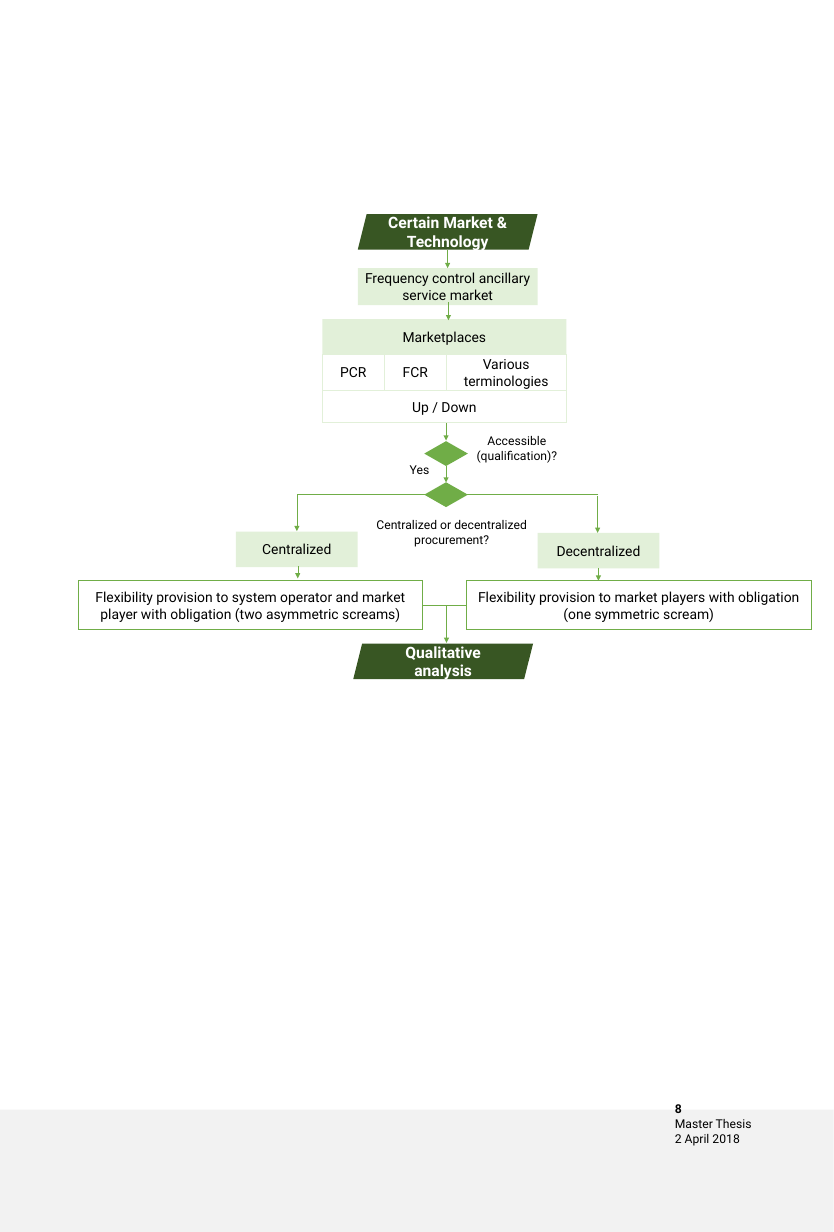
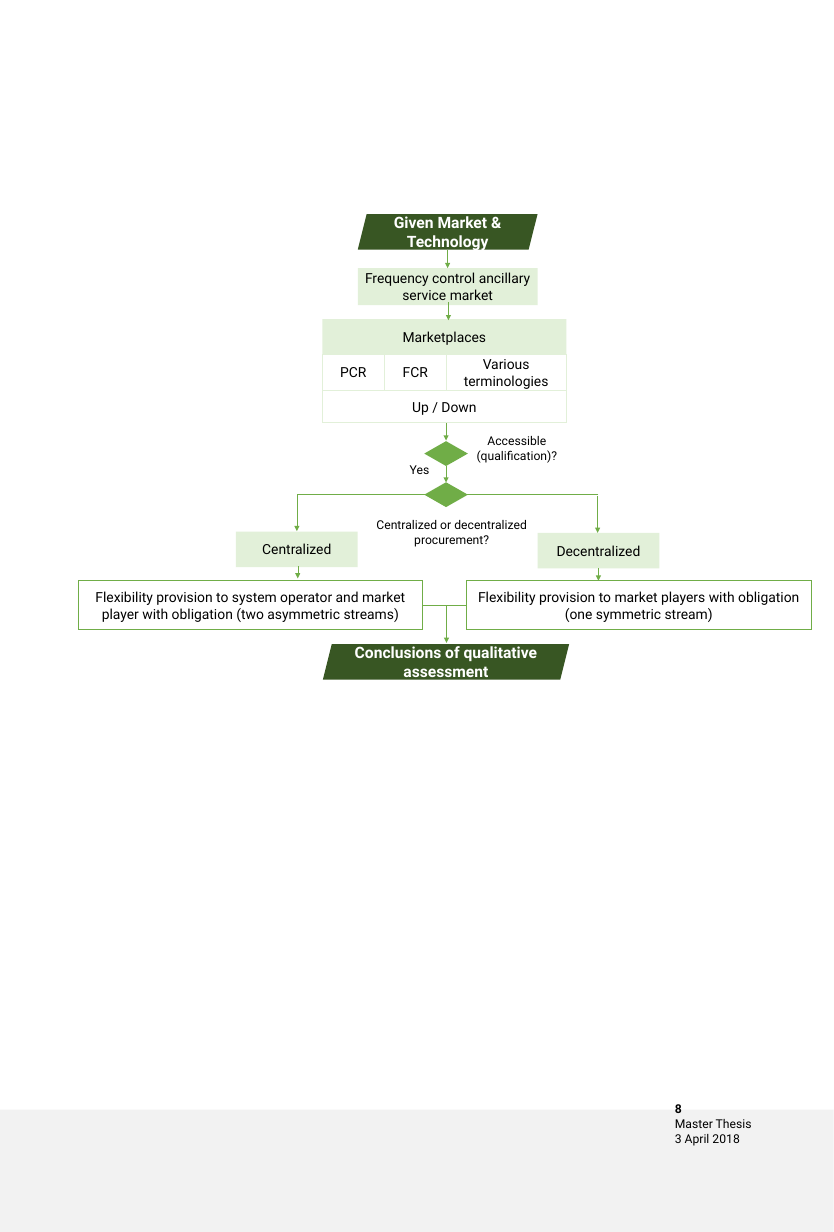
Before and after one commit to fxleos/FXLeibility, a slide deck: slide 8 of WriteUp/Figures/MarketIllustrations.pptx. Drawn at 834x1232 pixels with LibreOffice and Linux fonts; fonts in the diff are those of the drawing; background and template pictures are left out. Boxes give left, top, right and bottom in pixels: in the first picture for what was removed or moved away, otherwise in the second. Text is boxed around its words. In the diff, an @@ line names an element or a change of style, - is before the commit and + after.

```diff
--- a/WriteUp/Figures/MarketIllustrations.pptx
+++ b/WriteUp/Figures/MarketIllustrations.pptx
@@ text in parallelogram at (394,216,489,252): text changed @@
-Certain Market & Technology
+Given Market & Technology
@@ text in rectangle at (95,591,405,622): text changed @@
-Flexibility provision to system operator and market player with obligation (two asymmetric screams)
+Flexibility provision to system operator and market player with obligation (two asymmetric streams)
@@ text in rectangle at (478,591,799,622): text changed @@
-Flexibility provision to market players with obligation (one symmetric scream)
+Flexibility provision to market players with obligation (one symmetric stream)
@@ parallelogram "Conclusions of qualitative assessment": place and size @@
-parallelogram "Conclusions of qualitative assessment" at (353,643,533,679)
+parallelogram "Conclusions of qualitative assessment" at (323,644,569,679)
@@ text in parallelogram at (355,646,538,682): text changed @@
-Qualitative analysis
+Conclusions of qualitative assessment
@@ text at (675,1134,739,1146): text changed @@
-2 April 2018
+3 April 2018
```
Also in this commit, not shown: 3 other slides changed, 30 other files.
